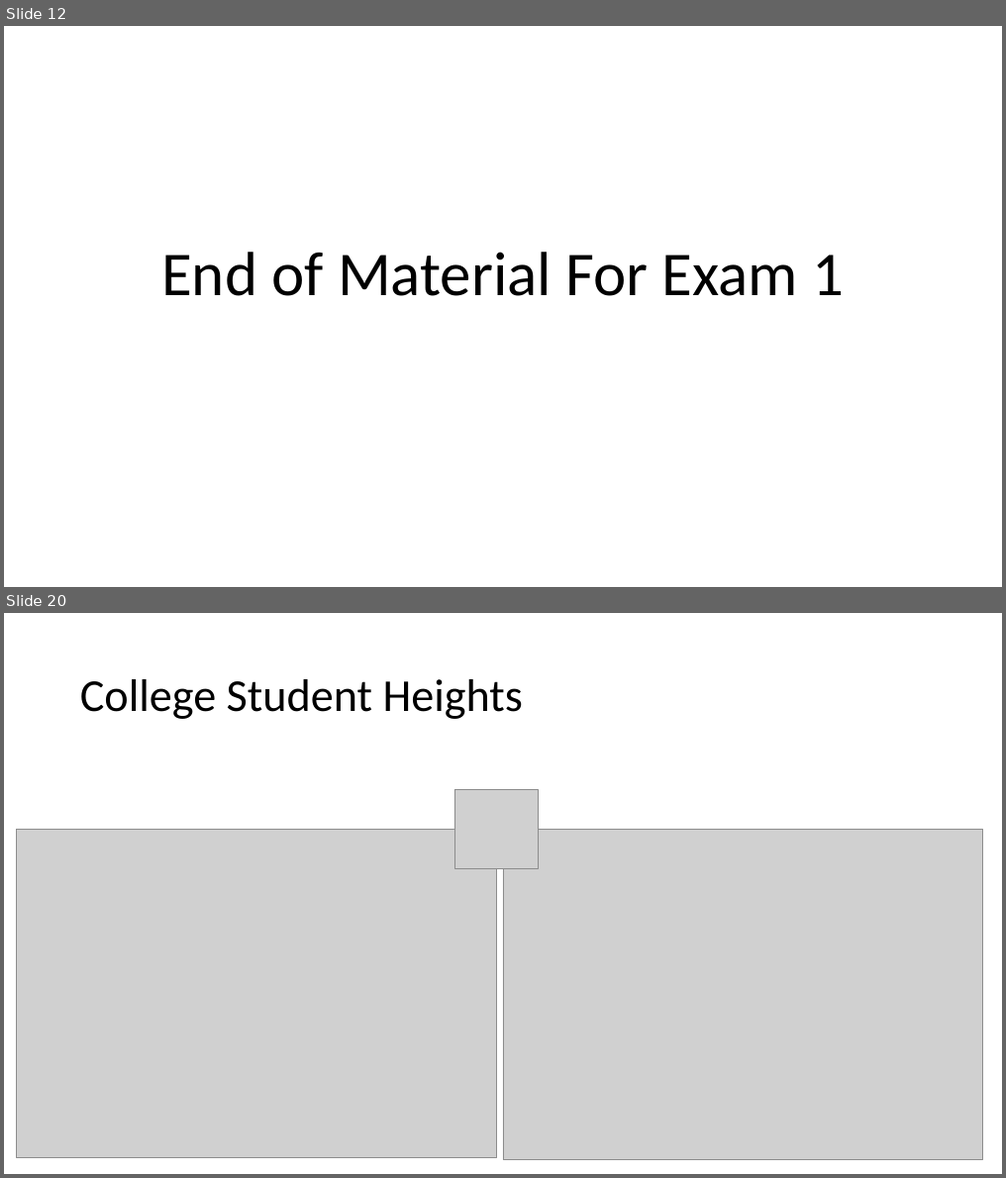
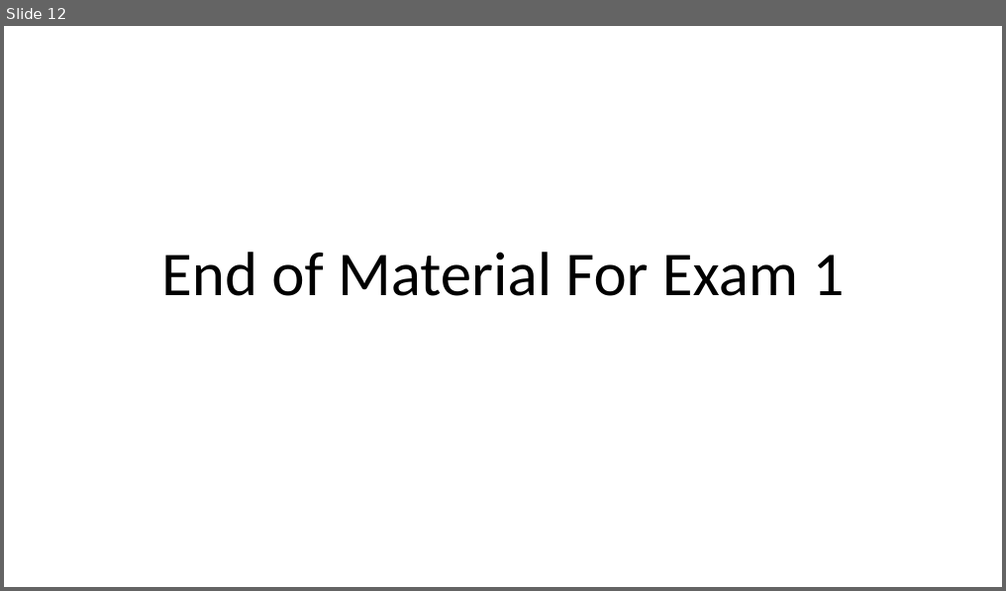
Before and after one commit to Jarred6068/UI_STAT251-03_Spring_2024, a slide deck: docs/lecture_slides/Week 4/Week4_Lecture6_Slides_1_29_2024.pptx. Shown one above the other, each under a label of ours: slides 12 and 20 before the commit, slide 12 after it; the slides between them are not shown. The pictures are 1006x1178 and 1006x591 pixels, drawn with LibreOffice and Linux fonts; fonts in the diff are those of the drawing; grey boxes stand for pictures. Boxes give left, top, right and bottom in pixels: in the first picture for what was removed or moved away, otherwise in the second. Text is boxed around its words. In the diff, an @@ line names an element or a change of style, - is before the commit and + after.

```diff
--- a/docs/lecture_slides/Week 4/Week4_Lecture6_Slides_1_29_2024.pptx
+++ b/docs/lecture_slides/Week 4/Week4_Lecture6_Slides_1_29_2024.pptx
@@ slide 20 removed at (4, 613, 1002, 1174), background #FFFFFF @@
@@ title removed at (80, 679, 523, 719) @@
-College Student Heights
@@ picture removed at (454, 789, 538, 868) @@
@@ picture removed at (17, 830, 497, 1158) @@
@@ picture removed at (503, 830, 983, 1161) @@
```
Also in this commit, not shown: 8 other slides removed, 4 other files.
